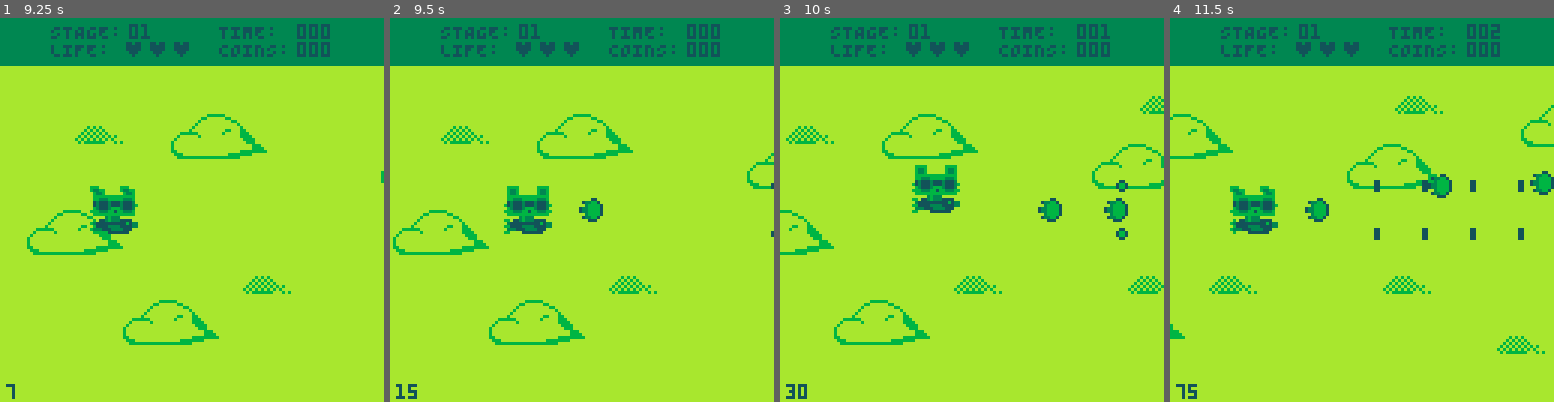
Above: before the commit, frames 1-4 (left to right).
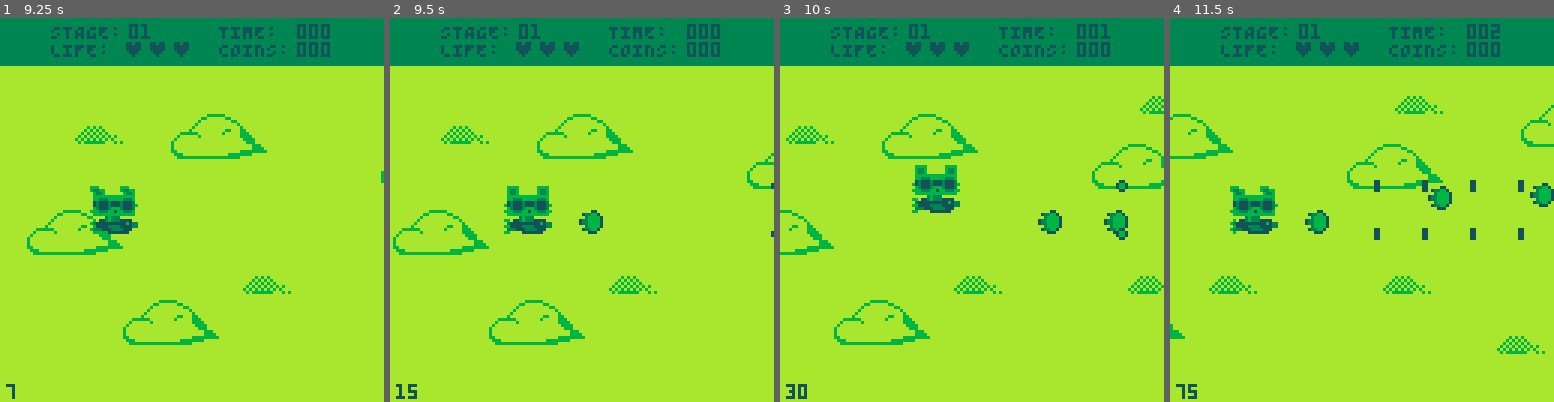
Above: after the commit, the same moments.

Repository: LuizFernandoVieiraFerreira/bunny-hop-shooter
Game: PICO-8 cartridge bunnyhop.p8
Same seed, same stepped clock (60 frames per second), same inputs: the game is played once before the commit and once after it.
Inputs:
- Up to frame 1 (9.25 s): tap X (X key) at 0.33, 1.07, 1.85, 2.97, 4.08, 5.2, 6.32, 7.43, 8.55 s; tap O (Z key) at 0.7, 1.7, 2.1, 2.5, 2.9, 3.3, 3.7, 4.1, 4.5, 4.9, 5.3, 5.7, 6.1, 6.5, 6.9, 7.3, 7.7, 8.1, 8.5, 8.9 s; hold Right 1.6-2.1 s; hold Up 2.15-2.42 s; hold Right 2.47-3.03 s; hold Left 3.08-3.58 s; hold Down 3.63-3.97 s; hold Right 4.02-4.68 s; hold Up 4.73-5.03 s; hold Left 5.08-5.68 s; hold Down 5.73-6.03 s; hold Right 6.08-6.58 s; hold Right 6.63-7.13 s; hold Up 7.18-7.45 s; hold Right 7.5-8.07 s; hold Left 8.12-8.62 s; hold Down 8.67-9 s; hold Right from 9.05 s (still down)
- Up to frame 2 (9.5 s): keep holding Right; tap O (Z key) at 9.3 s
- Up to frame 3 (10 s): tap X (X key) at 9.67 s; tap O (Z key) at 9.7 s; release Right at 9.72 s; hold Up from 9.77 s (still down)
- Up to frame 4 (11.5 s): release Up at 10.07 s; tap O (Z key) every 0.4 s from 10.1 to 11.3 s; hold Left 10.12-10.72 s; hold Down 10.77-11.07 s; tap X (X key) at 10.78 s; hold Right from 11.12 s (still down)

Frame 1 is identical in both runs. In frame 2, 0.4% of the frame differs, in the area x 49-56%, y 46-57%; in frame 3, 0.8%; in frame 4, 1.3%, in the area x 35-100%, y 39-57%.

Commit message:
add enemy shoot functionallity

Diff:
--- a/bunnyhop.p8
+++ b/bunnyhop.p8
@@ -40,6 +40,7 @@
     player = 'player',
     bullet = 'bullet',
     enemy = 'enemy',
+    enemy_bullet = 'enemy_bullet',
     coin = 'coin',
     carrot = 'carrot',
     background = 'background',
@@ -296,7 +297,7 @@
       { tb = enemies, o = create_bomb(132 + 16, 72, { type = 'idle' }) },
       { tb = enemies, o = create_bomb(132 + 16, 104,{ type = 'idle' })  },
       { tb = enemies, o = create_bomb(132 + 48, 72, { type = 'up_down', start_y = 64, range = 28, going_up = true }) },
-      { tb = enemies, o = create_fox(132 + 70, 72, { type = 'up_down', start_y = 64, range = 32, going_up = true }) },
+      { tb = enemies, o = create_fox(132 + 70, 72, { type = 'up_down_shoot', start_y = 64, range = 32, going_up = true }) },
       { tb = items, o = create_coin(132 + 86, 72) },
       { tb = items, o = create_carrot(132 + 102, 72) }
     },
@@ -306,8 +307,8 @@
       { tb = enemies, o = create_bomb(128 + 8, 72, { type = 'up_down', start_y = 72, range = 12, going_up = true }) },
       { tb = enemies, o = create_bomb(128 + 40, 88, { type = 'up_down', start_y = 88, range = 10, going_up = true }) },
       { tb = enemies, o = create_bomb(128 + 40, 56, { type = 'up_down', start_y = 56, range = 10, going_up = true }) },
-      { tb = enemies, o = create_fox(128 + 80, 88, { type = 'up_down', start_y = 88, range = 16, going_up = true }) },
-      { tb = enemies, o = create_fox(128 + 80, 56, { type = 'up_down', start_y = 56, range = 16, going_up = true }) },
+      { tb = enemies, o = create_fox(128 + 80, 88, { type = 'up_down_shoot', start_y = 88, range = 16, going_up = true }) },
+      { tb = enemies, o = create_fox(128 + 80, 56, { type = 'up_down_shoot', start_y = 56, range = 16, going_up = true }) },
     },
     {
       { tb = enemies, o = create_bomb(128 + 8, 56, { type = 'idle' }) },
@@ -330,9 +331,9 @@
       { tb = enemies, o = create_bomb(128 + 24, 56, { type = 'up_down', start_y = 72, range = 10, going_up = true }) },
       { tb = enemies, o = create_bomb(128 + 56, 88, { type = 'up_down', start_y = 88, range = 12, going_up = true }) },
       { tb = enemies, o = create_bomb(128 + 88, 56, { type = 'up_down', start_y = 56, range = 16, going_up = true }) },
-      { tb = enemies, o = create_fox(128 + 24, 88, { type = 'up_down', start_y = 88, range = 10, going_up = true }) },
-      { tb = enemies, o = create_fox(128 + 56, 56, { type = 'up_down', start_y = 56, range = 12, going_up = true }) },
-      { tb = enemies, o = create_fox(128 + 88, 88, { type = 'up_down', start_y = 56, range = 16, going_up = true }) },
+      { tb = enemies, o = create_fox(128 + 24, 88, { type = 'up_down_shoot', start_y = 88, range = 10, going_up = true }) },
+      { tb = enemies, o = create_fox(128 + 56, 56, { type = 'up_down_shoot', start_y = 56, range = 12, going_up = true }) },
+      { tb = enemies, o = create_fox(128 + 88, 88, { type = 'up_down_shoot', start_y = 56, range = 16, going_up = true }) },
       { tb = items, o = create_carrot(132 + 102, 72) },
     },
     {},
@@ -660,6 +661,8 @@
     v = 1,
     sp = 37,
     anim = 0,
+    shoot_timer = 0,
+    shoot_cooldown = 1,
     life = 1,
     type = type.enemy,
     behaviour = behaviour and behaviour or {},
@@ -672,7 +675,7 @@
         end
       end
 
-      if self.behaviour.type == 'up_down' then
+      if self.behaviour.type == 'up_down' or self.behaviour.type == 'up_down_shoot' then
         if self.behaviour.going_up then
           self.y -= self.v
           else
@@ -683,6 +686,14 @@
           self.behaviour.going_up = true
         elseif self.y < self.behaviour.start_y - self.behaviour.range then
           self.behaviour.going_up = false
+        end
+      end
+
+      if self.behaviour.type == 'up_down_shoot' then
+        self.shoot_timer += (time() - last_time)
+        if self.shoot_timer > self.shoot_cooldown then
+          add(bullets, create_enemy_bullet(self.x, self.y, self.w, self.h, 'fox'))
+          self.shoot_timer = 0
         end
       end
 
@@ -873,7 +884,7 @@
 function create_bullet(x, y, w, h)
   return {
     x = x + w/2,
-    y = y,
+    y = y + h/4,
     w = 8,
     h = 8,
     v = 3,
@@ -888,6 +899,41 @@
     end,
     notify_collision = function(self, o)
       if o.type == 'enemy' or o.type == 'boss' then
+        self.life -= 1
+      end
+    end,
+    is_dead = function(self)
+      return (self.life <= 0) and true or false
+    end,
+  }
+end
+
+function create_enemy_bullet(x, y, w, h, shooter_type)
+  local sp = 32
+  if shooter_type == 'fox' then
+    sp = 32
+  elseif shooter_type == 'alien' then
+    sp = 84
+  elseif shooter_type == 'boss' then
+    sp = 48
+  end
+  return {
+    x = x - w/2,
+    y = y + h/4,
+    w = 8,
+    h = 8,
+    v = 2,
+    sp = sp,
+    life = 1,
+    type = type.enemy_bullet,
+    update = function(self)
+      self.x -= self.v
+    end,
+    draw = function(self)
+      draw_sprite(self)
+    end,
+    notify_collision = function(self, o)
+      if o.type == 'player' then
         self.life -= 1
       end
     end,
